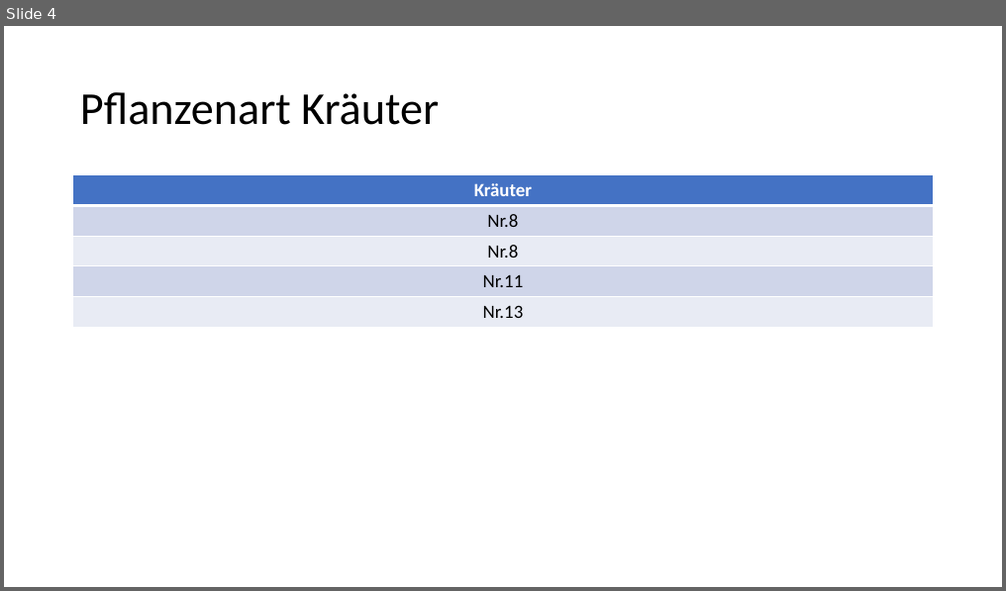
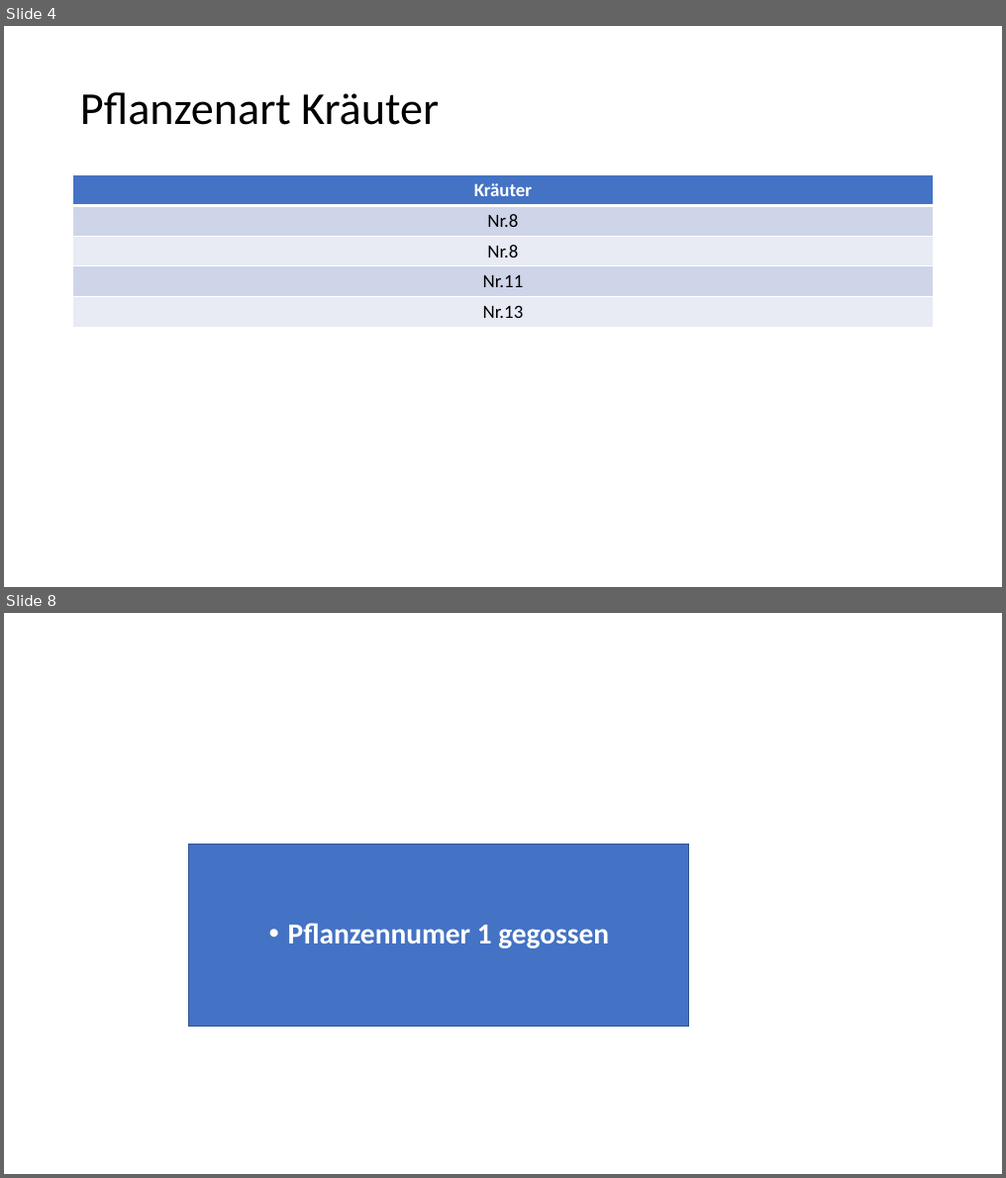
Before and after one commit to Kennjy/Abgaben-MCI, a slide deck: Blatt 6/High_Fidelity.pptx. Shown one above the other, each under a label of ours: slide 4 before the commit, slides 4 and 8 after it; the slides between them are not shown. The pictures are 1006x591 and 1006x1178 pixels, drawn with LibreOffice and Linux fonts; fonts in the diff are those of the drawing. Boxes give left, top, right and bottom in pixels: in the first picture for what was removed or moved away, otherwise in the second. Text is boxed around its words. In the diff, an @@ line names an element or a change of style, - is before the commit and + after.

```diff
--- a/Blatt 6/High_Fidelity.pptx
+++ b/Blatt 6/High_Fidelity.pptx
@@ slide 8 added at [4, 613, 1002, 1174], background #FFFFFF @@
@@ text added at [189, 844, 689, 1026], fill #4472C4, outline #325491 1 pt, 28 pt, text #FFFFFF, bold @@
+• Pflanzennumer 1 gegossen
```
Also in this commit, not shown: 1 slide changed, 5 other slides added.
